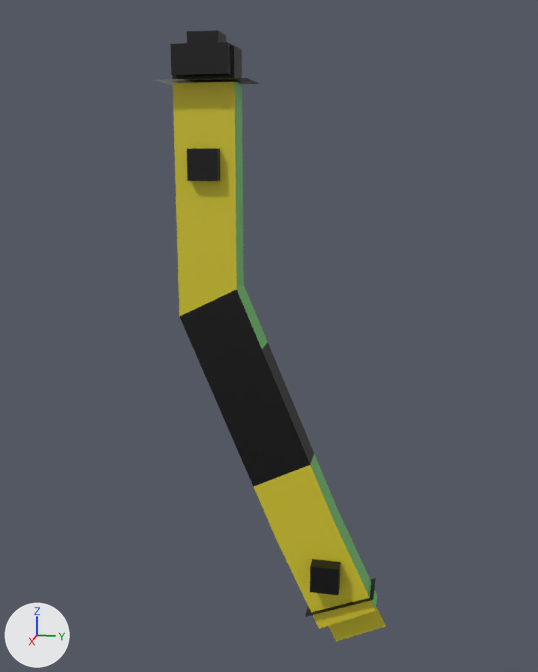
What one commit did to the Blender file resources/models/sabers/ahsokaRebel/ahsokaRebel.blend.
Camera for both pictures: a 50 mm camera at (2.16, 0.66, -0.23) aimed at (-0.26, 0.17, -0.83). Arrows for +X, +Y and +Z are at lower left; the lights stay in place.

The first picture shows 'body.007', 'emitter.007', 'pommel.007'.
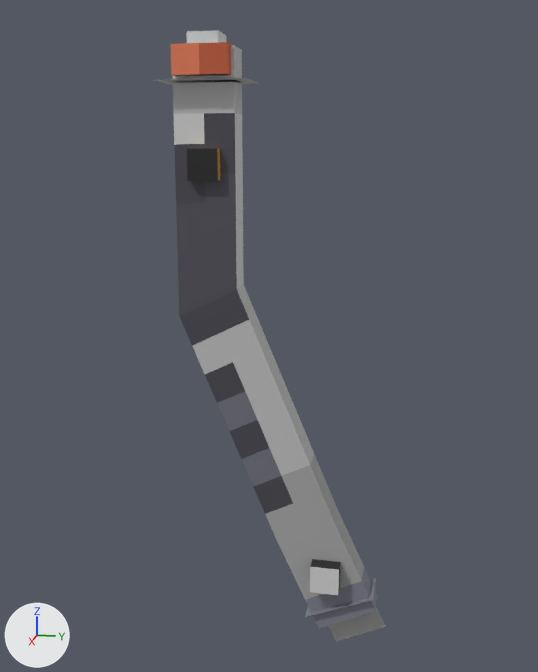
The change, as JSON lines over the scene's bpy script:
```json
{"op": "add", "block": "img_ahsokarebel_png", "code": ["img_ahsokarebel_png = load_image('ahsokaRebel.png', 'ahsokaRebel.png', 32, 32, 'sRGB')"]}
{"op": "set", "path": "mat_material_001.texture", "old": "img_ahsokarebellayout_png", "new": "img_ahsokarebel_png"}
{"block": "me_cube_026", "where": "me_cube_026.from_pydata(...)  # 20 vertices, 16 faces; spans x -3.1..-1.7, y -1.3..4.3, z -12.6..3.6"}
{"block": "me_cube_026", "where": "# used by ob_body_007; location = (0.0, 0.0, -0.36); scale = (0.096, 0.096, 0.096)"}
{"block": "me_cube_026", "change": "me_cube_026 part 1: texture (UV) coordinates of 13 of 16 faces, centred in x -3.1..-1.7, y -1.3..2.6, z -8.4..1.5, changed; they spanned u 0.06..0.23, v 0.66..0.94 and now span u 0.0..0.34, v 0.44..1.0"}
{"block": "me_cube_025", "where": "me_cube_025.from_pydata(...)  # 28 vertices, 21 faces; spans x -2.08..-0.88, y -1.03..0.77, z 1.34..2.2"}
{"block": "me_cube_025", "where": "# used by ob_emitter_007; location = (0.0, 0.0, -0.233); scale = (0.167, 0.167, 0.167)"}
{"block": "me_cube_025", "change": "me_cube_025 part 2: texture (UV) coordinates of 20 of 21 faces, centred in x -2.02..-0.94, y -0.73..0.47, z 1.34..2.2, changed; they spanned u 0.3..0.56, v 0.84..0.94 and now span u 0.47..0.72, v 0.66..1.0"}
{"block": "me_cube_027", "where": "me_cube_027.from_pydata(...)  # 24 vertices, 14 faces; spans x -3.04..-1.41, y -1.29..2.48, z -1.68..3.25"}
{"block": "me_cube_027", "where": "# used by ob_pommel_007; location = (0.0, 0.349, -1.805); scale = (0.104, 0.104, 0.104)"}
{"block": "me_cube_027", "change": "me_cube_027 part 3: texture (UV) coordinates of 12 of 14 faces, centred in x -2.84..-1.41, y -0.54..1.41, z -0.82..1.74, changed; they spanned u 0.06..0.23, v 0.48..0.59 and now span u 0.0..0.34, v 0.09..0.31"}
```

Where the change shows, as pixel boxes (x1, y1, x2, y2) in the pictures (538 x 672 px):
```json
{"object": "body.007", "change": "surface changed", "before": [173, 82, 337, 541], "after": [173, 82, 337, 541]}
{"object": "pommel.007", "change": "surface changed", "before": [277, 508, 386, 641], "after": [277, 508, 386, 641], "on screen": "yellow to grey"}
{"object": "emitter.007", "change": "surface changed", "before": [169, 30, 260, 85], "after": [169, 30, 260, 85]}
{"part": 2, "of": "me_cube_025", "change": "surface changed", "before": [155, 30, 260, 85], "after": [155, 30, 260, 85]}
```
